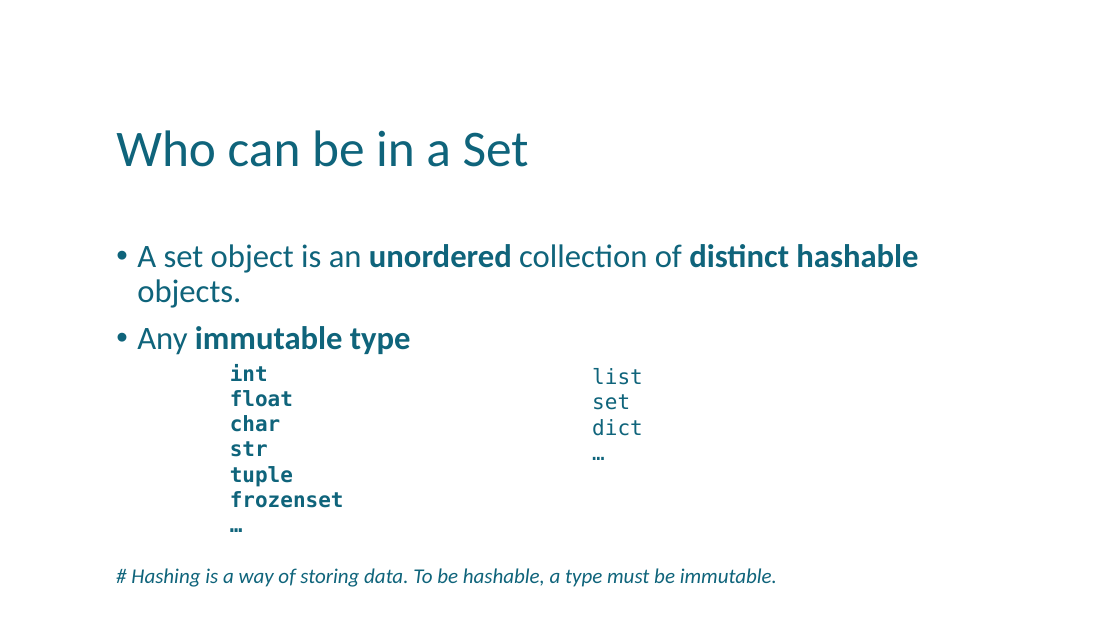
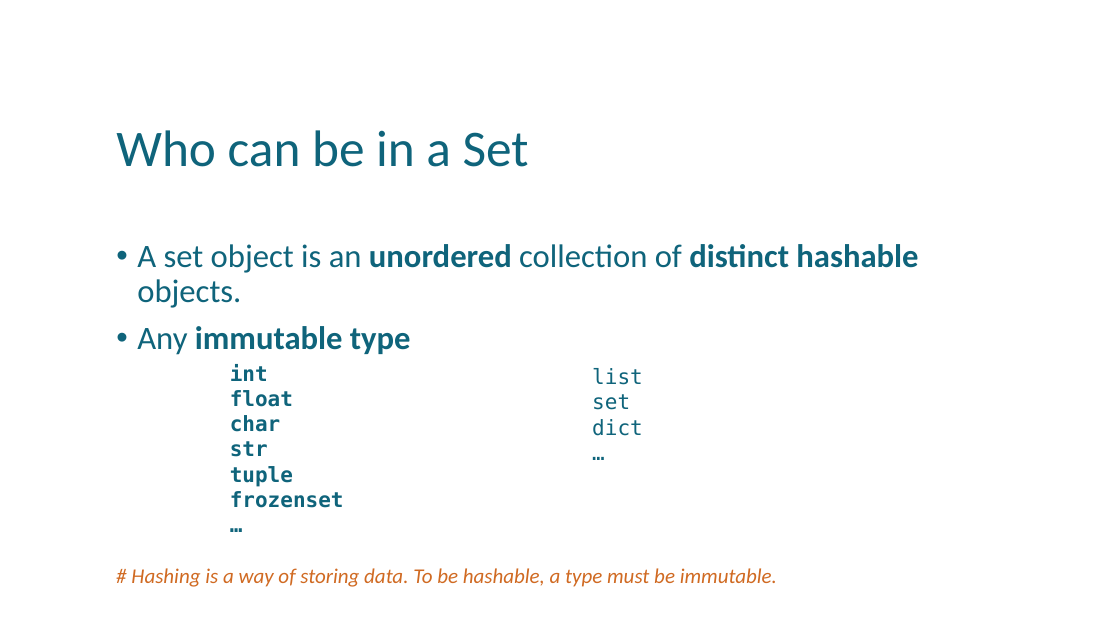
Before and after one commit to uday87j/teach_python, a slide deck: slide 4 of fundamentals/7-Set.pptx. Drawn at 1120x630 pixels with LibreOffice and Linux fonts; fonts in the diff are those of the drawing. Boxes give left, top, right and bottom in pixels: in the first picture for what was removed or moved away, otherwise in the second. Text is boxed around its words. In the diff, an @@ line names an element or a change of style, - is before the commit and + after.

```diff
--- a/fundamentals/7-Set.pptx
+++ b/fundamentals/7-Set.pptx
@@ text "# Hashing is a way ..." at (131, 568, 777, 587): text colour #0F647B to #D06A22 @@
```
Also in this commit, not shown: 4 other slides changed, 2 slides added.
